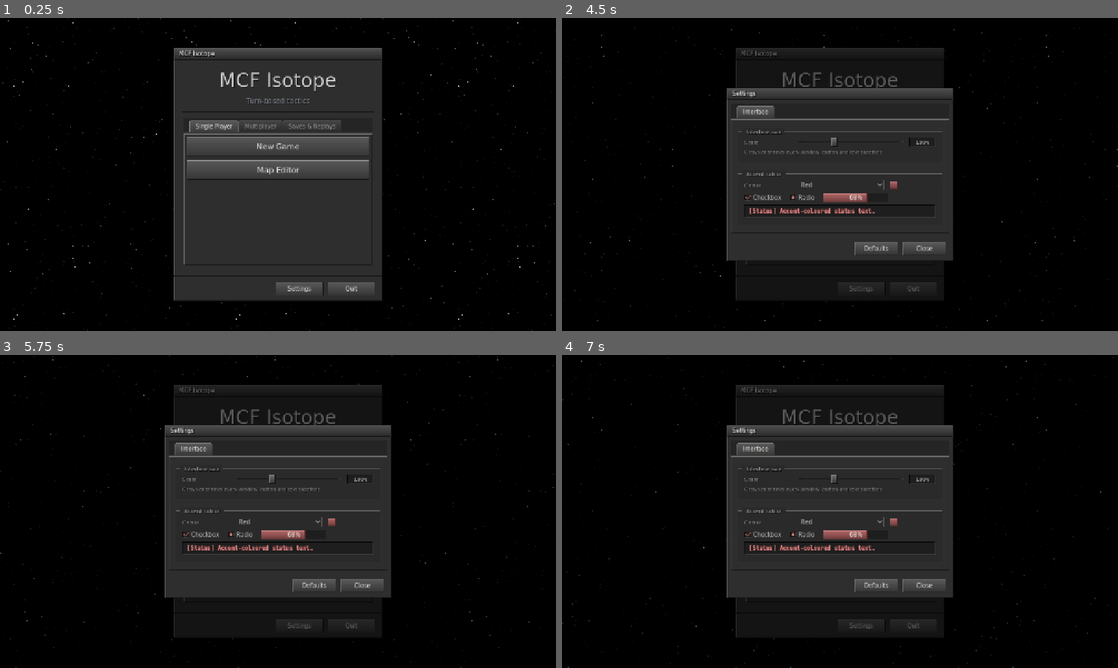
Above: before the commit, frames 1-4 (two rows, left to right).
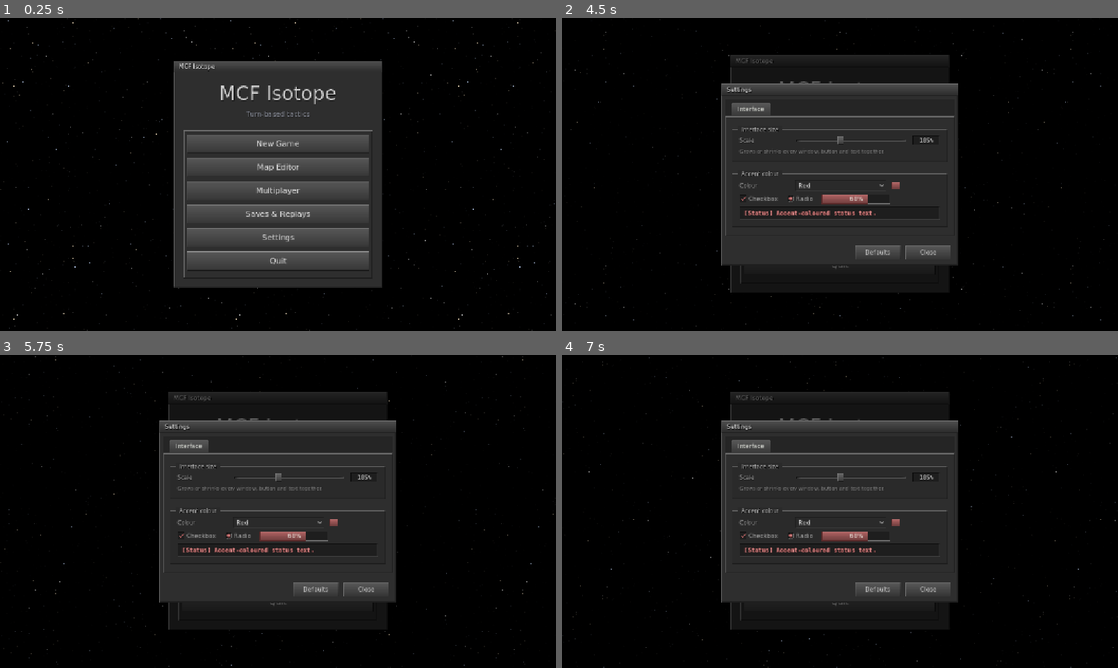
Above: after the commit, the same moments.

Repository: Broiler2113/mcf-isotope
Game: Godot game, scene res://scenes/MainMenu.tscn
The game is run twice, just before and just after one commit, with the same random seed, the same clock (stepped at 60 frames per second) and the same inputs.
Inputs (mouse positions are in pixels of both pictures, inside the frame that each line leads up to):
- Up to frame 1 (0.25 s): no input
- Up to frame 2 (4.5 s): click "Map Editor" at 0.5 s; click "Main Menu" at 1.25 s; click "Settings" at 2 s; click (840, 190) at 2.75 s, where only the run after the commit has a clickable "Multiplayer"; click (840, 215) at 3.5 s, where only the run after the commit has a clickable "Saves & Replays"; click "New Game" at 4.25 s
- Up to frame 3 (5.75 s): click "Map Editor" at 5 s
- Up to frame 4 (7 s): click "Settings" at 5.75 s; click "New Game" at 6.5 s

The runs differ from the first frame. In frame 1, 11% of the frame differs, in the area x 31-69%, y 9-91%; in frame 2, 6.5%; in frame 3, 6.5%; in frame 4, 6.5%.

Commit message:
Main menu is one column of buttons, not four places
Six entries lived in four different places: New Game and Map Editor on a
tab, multiplayer and saved games on two more tabs, settings and quit on a
separate strip along the bottom. What the player actually saw was two
buttons and a large empty panel underneath them.

Now every entry is a button in the same column, in reading order: play,
build a map, play someone, go back to something started, settings, quit.
The pages themselves are unchanged — only the navigation is. The tab
strip is hidden, the two sub-pages are reached by their own buttons, and
each carries a Back button, since the strip was previously the only way
out of them.

Covered by run_main_menu: it builds the real scene and checks the six
entries are one column in order, that no tab strip shows, and that both
sub-pages open and find their way home.

Co-Authored-By: Claude Opus 5 <noreply@anthropic.com>
Claude-Session: https://claude.ai/code/session_01TGdTsD6r1GDNZkAjUvN6up

Diff:
--- a/scenes/MainMenu.gd
+++ b/scenes/MainMenu.gd
@@ -35,6 +35,11 @@
 var _lan_servers: Array = []
 static var _vs_latest_done := false
 var _lobby_broken := false
+## Страницы меню. Полоса вкладок у контейнера скрыта: ходим по ним кнопками самого меню.
+var _pages: TabContainer = null
+const PAGE_HOME := 0
+const PAGE_MULTI := 1
+const PAGE_FILES := 2
 
 func _ready() -> void:
 	# Пока игрок в меню, компилируем бой в фоновом потоке: скрипты игры (резолвер, ИИ,
@@ -151,31 +156,22 @@
 
 	vbox.add_child(HSeparator.new())
 
-	# Вкладки: одиночная игра и мультиплеер — совершенно раздельные режимы (#54).
-	var tabs := TabContainer.new()
-	tabs.custom_minimum_size = Vector2(0, 340)
-	tabs.size_flags_horizontal = Control.SIZE_EXPAND_FILL
-	vbox.add_child(tabs)
-	tabs.add_child(_build_single_tab())
-	tabs.add_child(_build_multi_tab())
-	tabs.add_child(_build_files_tab())
-
-	# Настройки (items 17/23) и выход — рядом, справа внизу, как у окна набора.
-	var bottom := HBoxContainer.new()
-	bottom.alignment = BoxContainer.ALIGNMENT_END
-	bottom.add_theme_constant_override("separation", 10)
-	var settings := Button.new()
-	settings.text = "Settings"
-	settings.custom_minimum_size = Vector2(110, 32)
-	settings.pressed.connect(func() -> void: SettingsWindow.open(self))
-	bottom.add_child(settings)
-	var quit_btn := Button.new()
-	quit_btn.text = "Quit"
-	quit_btn.custom_minimum_size = Vector2(110, 32)
-	quit_btn.pressed.connect(_quit)
-	bottom.add_child(quit_btn)
-	frame.add_child(HSeparator.new())
-	frame.add_child(SteamChrome.pad(bottom, 16, 12))
+	# ОДИН список кнопок, а не полоса вкладок плюс россыпь по углам. Раньше «New Game» и
+	# «Map Editor» лежали на вкладке, мультиплеер и файлы — на соседних, а настройки с
+	# выходом жили вообще отдельной строкой внизу: четыре места на шесть пунктов, и
+	# половина меню — пустое поле под двумя кнопками.
+	#
+	# Страницы остались ровно теми же, сменилась навигация: полоса вкладок скрыта, на
+	# мультиплеер и файлы ведут обычные кнопки того же списка, и с каждой есть «Back».
+	var pages := TabContainer.new()
+	pages.custom_minimum_size = Vector2(0, 340)
+	pages.size_flags_horizontal = Control.SIZE_EXPAND_FILL
+	pages.tabs_visible = false
+	vbox.add_child(pages)
+	_pages = pages
+	pages.add_child(_build_home_page())
+	pages.add_child(_page_with_back(_build_multi_tab(), "Multiplayer"))
+	pages.add_child(_page_with_back(_build_files_tab(), "Saves & Replays"))
 	var fit := func() -> void:
 		var chrome := panel.get_combined_minimum_size().y - body.get_combined_minimum_size().y
 		body.custom_minimum_size.y = minf(margin.get_combined_minimum_size().y,
@@ -183,16 +179,51 @@
 	center.resized.connect(fit)
 	fit.call_deferred()
 
-# --- Вкладка одиночной игры ---
-func _build_single_tab() -> Control:
+# --- Главная страница меню ---
+## Всё, с чего начинается партия, одним столбцом и в одном порядке чтения: сыграть,
+## построить карту, сыграть с живым соперником, вернуться к начатому, настроить, выйти.
+## Окно «Saved maps» в меню не вернулось (item 7): карты грузятся в редакторе, а
+## партии — на странице «Saves & Replays».
+func _build_home_page() -> Control:
 	var page := VBoxContainer.new()
-	page.name = "Single Player"
+	page.name = "Main"
 	page.add_theme_constant_override("separation", 10)
-
 	page.add_child(_menu_button("New Game", _new_game))
 	page.add_child(_menu_button("Map Editor", _open_editor))
-	# Окно «Saved maps» убрано из главного меню (item 7): карты грузятся в редакторе,
-	# а партии — из вкладки «Saves & Replays».
+	page.add_child(_menu_button("Multiplayer", _show_multiplayer))
+	page.add_child(_menu_button("Saves & Replays", _show_files))
+	page.add_child(_menu_button("Settings", _show_settings))
+	page.add_child(_menu_button("Quit", _quit))
+	return page
+
+func _show_multiplayer() -> void:
+	_pages.current_tab = PAGE_MULTI
+
+func _show_files() -> void:
+	_pages.current_tab = PAGE_FILES
+
+func _show_settings() -> void:
+	SettingsWindow.open(self)
+
+func _show_home() -> void:
+	_pages.current_tab = PAGE_HOME
+
+## Страница второго уровня: её содержимое и возврат в меню. Без «Back» единственной
+## дорогой назад осталась бы полоса вкладок, которой здесь больше нет.
+func _page_with_back(content: Control, title: String) -> Control:
+	var page := VBoxContainer.new()
+	page.name = title
+	page.add_theme_constant_override("separation", 10)
+	content.size_flags_vertical = Control.SIZE_EXPAND_FILL
+	page.add_child(content)
+	var row := HBoxContainer.new()
+	row.alignment = BoxContainer.ALIGNMENT_BEGIN
+	var back := Button.new()
+	back.text = "< Back"
+	back.custom_minimum_size = Vector2(110, 32)
+	back.pressed.connect(_show_home)
+	row.add_child(back)
+	page.add_child(row)
 	return page
 
 # --- Вкладка сохранений и повторов (M12, items 42 и 53) ---
--- /dev/null
+++ b/tests/run_main_menu.gd
@@ -0,0 +1,79 @@
+extends SceneTree
+
+## Главное меню — ОДИН список кнопок.
+##
+## Раньше шесть пунктов меню жили в четырёх разных местах: «New Game» и «Map Editor» на
+## вкладке, мультиплеер и файлы — на соседних вкладках, настройки с выходом — отдельной
+## строкой внизу. На экране это читалось как две кнопки и пустое поле под ними.
+##
+## Проверяется то, что игрок и видит: на первой странице лежат ВСЕ шесть пунктов, в одном
+## столбце и в одном порядке чтения; полосы вкладок нет; кнопки мультиплеера и файлов
+## ведут на свои страницы, и с каждой есть дорога назад.
+
+var fails: PackedStringArray = []
+
+func ck(cond: bool, what: String) -> void:
+	print(("ok   " if cond else "FAIL ") + what)
+	if not cond:
+		fails.append(what)
+
+func _buttons(n: Node, out: Array) -> void:
+	if n is Button:
+		out.append(n)
+	for c in n.get_children():
+		_buttons(c, out)
+
+func _labels(n: Node) -> Array:
+	var btns: Array = []
+	_buttons(n, btns)
+	var out: Array = []
+	for b: Button in btns:
+		out.append(b.text)
+	return out
+
+func _press(n: Node, text: String) -> bool:
+	var btns: Array = []
+	_buttons(n, btns)
+	for b: Button in btns:
+		if b.text == text:
+			b.pressed.emit()
+			return true
+	return false
+
+func _initialize() -> void:
+	var menu = load("res://scenes/MainMenu.tscn").instantiate()
+	root.add_child(menu)
+	await process_frame
+	await process_frame
+
+	var pages: TabContainer = menu._pages
+	ck(pages != null and pages.get_tab_count() == 3, "the menu holds three pages")
+	ck(not pages.tabs_visible, "and shows no tab strip — the buttons are the navigation")
+	ck(pages.current_tab == menu.PAGE_HOME, "it opens on the main list")
+
+	var home := pages.get_tab_control(menu.PAGE_HOME)
+	var want := ["New Game", "Map Editor", "Multiplayer", "Saves & Replays", "Settings", "Quit"]
+	ck(_labels(home) == want, "every entry is one button in one column, in reading order (%s)"
+			% [_labels(home)])
+
+	ck(_press(home, "Multiplayer"), "the Multiplayer button exists")
+	ck(pages.current_tab == menu.PAGE_MULTI, "and opens the multiplayer page (%d)" % pages.current_tab)
+	var mp := pages.get_tab_control(menu.PAGE_MULTI)
+	ck(_press(mp, "< Back"), "that page offers a way back")
+	ck(pages.current_tab == menu.PAGE_HOME, "which returns to the main list (%d)" % pages.current_tab)
+
+	ck(_press(home, "Saves & Replays"), "the Saves & Replays button exists")
+	ck(pages.current_tab == menu.PAGE_FILES, "and opens its page (%d)" % pages.current_tab)
+	var files := pages.get_tab_control(menu.PAGE_FILES)
+	ck(_press(files, "< Back"), "it too has a way back")
+	ck(pages.current_tab == menu.PAGE_HOME, "back to the list again (%d)" % pages.current_tab)
+
+	menu.free()
+	if fails.is_empty():
+		print("main menu: one column, six entries, and every page finds its way home")
+		quit(0)
+		return
+	printerr("main menu: %d failure(s)" % fails.size())
+	for f in fails:
+		printerr("  " + f)
+	quit(1)
Not shown, changed: tests/run_all.sh
